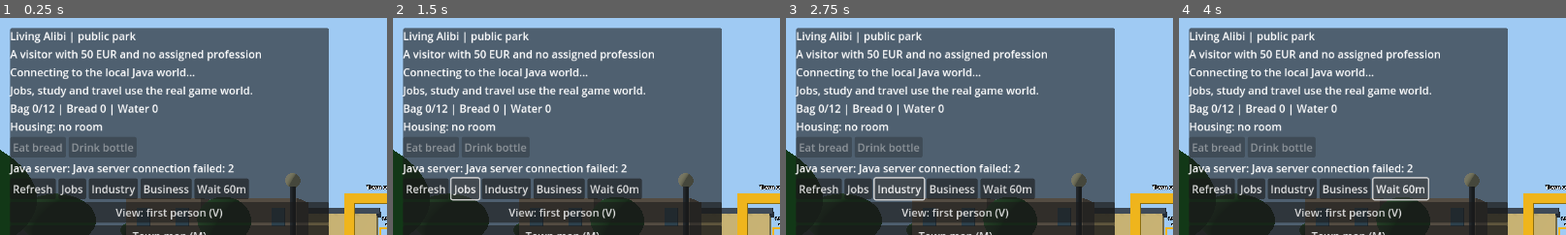
Above: before the commit, frames 1-4 (left to right).
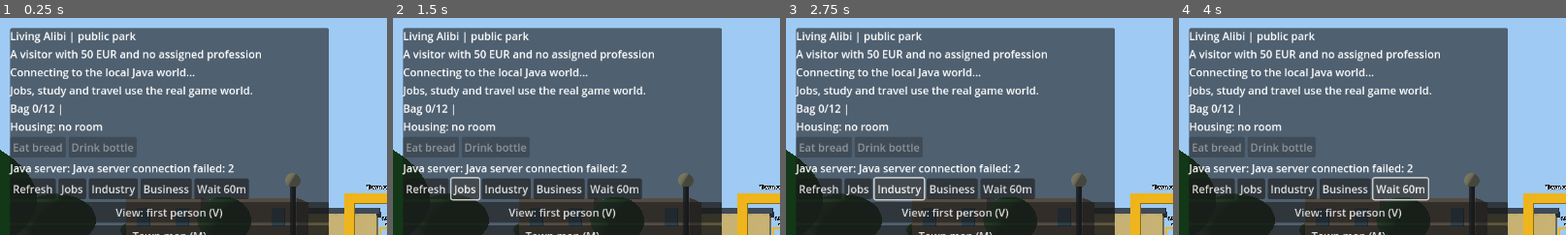
Above: after the commit, the same moments.

Repository: holovin777/living-alibi
Game: Godot game, scene res://scenes/park.tscn
Same seed, same stepped clock (60 frames per second), same inputs: the game is played once before the commit and once after it.
Inputs:
- Up to frame 1 (0.25 s): no input
- Up to frame 2 (1.5 s): click "Refresh" at 0.5 s; click "Jobs" at 1.25 s
- Up to frame 3 (2.75 s): click "Industry" at 2 s
- Up to frame 4 (4 s): click "Business" at 2.75 s; click "Wait 60m" at 3.5 s
The pictures show only the part of the screen within x 0-50%, y 0-50%; the shares and areas given below are measured in that part.

The runs differ from the first frame. In frame 1, 0.5% of the frame differs, in the area x 17-41%, y 39-46%; in frame 2, 0.5%; in frame 3, 0.5%; in frame 4, 0.5%.

Commit message:
feat: seven grocery products and persistent multi-ingredient cooking

Diff:
--- a/godot/examples/WorldApi.gd
+++ b/godot/examples/WorldApi.gd
@@ -108,8 +108,8 @@
 func room_storage(item: String, deposit: bool) -> void:
     _send("/actions/room-storage",HTTPClient.METHOD_POST,{"item":item,"deposit":deposit})
 
-func room_cook() -> void:
-    _send("/actions/room-cook",HTTPClient.METHOD_POST,{})
+func room_cook(recipe_id: String = "bread-soup") -> void:
+    _send("/actions/room-cook",HTTPClient.METHOD_POST,{"recipeId":recipe_id})
 
 func room_wash() -> void:
     _send("/actions/room-wash",HTTPClient.METHOD_POST,{})
--- a/godot/scripts/ParkDemo.gd
+++ b/godot/scripts/ParkDemo.gd
@@ -1199,8 +1199,13 @@
     _action_panel.custom_minimum_size = Vector2(430.0, 0.0)
     _action_panel.visible = false
     canvas.add_child(_action_panel)
+    var action_scroll := ScrollContainer.new()
+    action_scroll.custom_minimum_size = Vector2(420,420)
+    action_scroll.horizontal_scroll_mode = ScrollContainer.SCROLL_MODE_DISABLED
+    _action_panel.add_child(action_scroll)
     _action_choices = VBoxContainer.new()
-    _action_panel.add_child(_action_choices)
+    _action_choices.size_flags_horizontal = Control.SIZE_EXPAND_FILL
+    action_scroll.add_child(_action_choices)
     _action_title = Label.new()
     _action_choices.add_child(_action_title)
 
@@ -1354,16 +1359,22 @@
                 _action_choices.add_child(_button("Sleep in guest room · 2h",_sleep_room.bind(2)))
                 _action_choices.add_child(_button("Sleep in guest room · 8h",_sleep_room.bind(8)))
             elif _near_kitchen():
+                var bag: Dictionary = player.get("bag",{"bread":player.get("bread",0),"water":player.get("bottledWater",0)})
+                var pantry: Dictionary = player.get("pantry",{"bread":player.get("storedBread",0),"water":player.get("storedWater",0)})
                 var stock := Label.new()
-                stock.text = "Cupboard %s/24 | Bread %s | Water %s" % [
-                    int(player.get("storedBread",0))+int(player.get("storedWater",0)),
-                    player.get("storedBread",0),player.get("storedWater",0)]
+                stock.text = "Cupboard %s/24" % _inventory_count(pantry)
                 _action_choices.add_child(stock)
-                _action_choices.add_child(_button("Store bread",_room_storage.bind("bread",true)))
-                _action_choices.add_child(_button("Store water",_room_storage.bind("water",true)))
-                _action_choices.add_child(_button("Take bread",_room_storage.bind("bread",false)))
-                _action_choices.add_child(_button("Take water",_room_storage.bind("water",false)))
-                _action_choices.add_child(_button("Cook bread soup · 15m (1 bread + 1 water)",_room_cook))
+                for item in ["bread","water","flour","eggs","pasta","vegetables","milk"]:
+                    if item not in ["bread","water"] and int(bag.get(item,0))+int(pantry.get(item,0)) == 0:
+                        continue
+                    var line := HBoxContainer.new()
+                    _action_choices.add_child(line)
+                    line.add_child(_button("Store %s (%s)" % [item,bag.get(item,0)],_room_storage.bind(item,true)))
+                    line.add_child(_button("Take %s (%s)" % [item,pantry.get(item,0)],_room_storage.bind(item,false)))
+                _action_choices.add_child(_button("Cook bread soup · 15m (bread + water)",_room_cook.bind("bread-soup")))
+                _action_choices.add_child(_button("Pasta verdure · 25m (pasta + veg + water)",_room_cook.bind("pasta-verdure")))
+                _action_choices.add_child(_button("Frittata · 20m (eggs + veg)",_room_cook.bind("frittata")))
+                _action_choices.add_child(_button("Pancakes · 25m (flour + eggs + milk)",_room_cook.bind("pancakes")))
             elif _near_bath():
                 _action_choices.add_child(_button("Wash · 10m",_room_wash))
             elif _near_kiosk():
@@ -1536,9 +1547,9 @@
     if _near_kitchen() and _connected and not _api.is_busy():
         _api.room_storage(item,deposit)
 
-func _room_cook() -> void:
+func _room_cook(recipe_id: String) -> void:
     if _near_kitchen() and _connected and not _api.is_busy():
-        _api.room_cook()
+        _api.room_cook(recipe_id)
 
 func _room_wash() -> void:
     if _near_bath() and _connected and not _api.is_busy():
@@ -1559,12 +1570,24 @@
 func _consume_product(id: String) -> void:
     if _connected and not _api.is_busy():
         _api.consume_product(id)
+
+func _inventory_count(items: Dictionary) -> int:
+    var total := 0
+    for amount in items.values():
+        total += int(amount)
+    return total
 
 func _update_bag() -> void:
     var player: Dictionary = _last_snapshot.get("player",{})
     var bread := int(player.get("bread",0))
     var water := int(player.get("bottledWater",0))
-    _bag_label.text = "Bag %s/12 | Bread %s | Water %s" % [bread+water,bread,water]
+    var bag: Dictionary = player.get("bag",{"bread":bread,"water":water})
+    var lines := PackedStringArray()
+    for id in bag:
+        if int(bag[id])>0:
+            lines.append("%s %s" % [str(id).capitalize(),bag[id]])
+    _bag_label.text = "Bag %s/12 | %s" % [_inventory_count(bag),", ".join(lines)]
+    _bag_label.autowrap_mode = TextServer.AUTOWRAP_WORD_SMART
     var remaining := maxi(0,int(player.get("roomUntil",0)) - ((int(_last_snapshot.get("day",1))-1)*1440+int(_last_snapshot.get("minute",0))))
     _housing_label.text = "Housing: North guesthouse · %s h left" % ceili(remaining/60.0) if bool(player.get("roomActive",false)) else "Housing: no room"
     _eat_button.disabled = bread == 0 or int(player.get("hunger",0)) == 0
--- a/godot/tests/SceneNavigationSmoke.gd
+++ b/godot/tests/SceneNavigationSmoke.gd
@@ -555,6 +555,8 @@
     for node in parent.get_children():
         if node is Button and node.text.begins_with(prefix):
             return true
+        if _has_button(node,prefix):
+            return true
     return false
 
 func _check(ok: bool, label: String) -> bool:
Not shown, changed: server/src/main/java/com/holovin/npclife/GameController.java
Not shown, changed: server/src/main/java/com/holovin/npclife/GameSession.java
Not shown, changed: server/src/test/java/com/holovin/npclife/GameSessionTest.java
Not shown, added: src/main/java/com/holovin/npclife/FoodLife.java
Not shown, changed: src/main/java/com/holovin/npclife/HousingLife.java
Not shown, changed: src/main/java/com/holovin/npclife/PlayerLife.java
Not shown, changed: src/main/java/com/holovin/npclife/RetailLife.java
Not shown, changed: src/main/java/com/holovin/npclife/WorldDatabase.java
